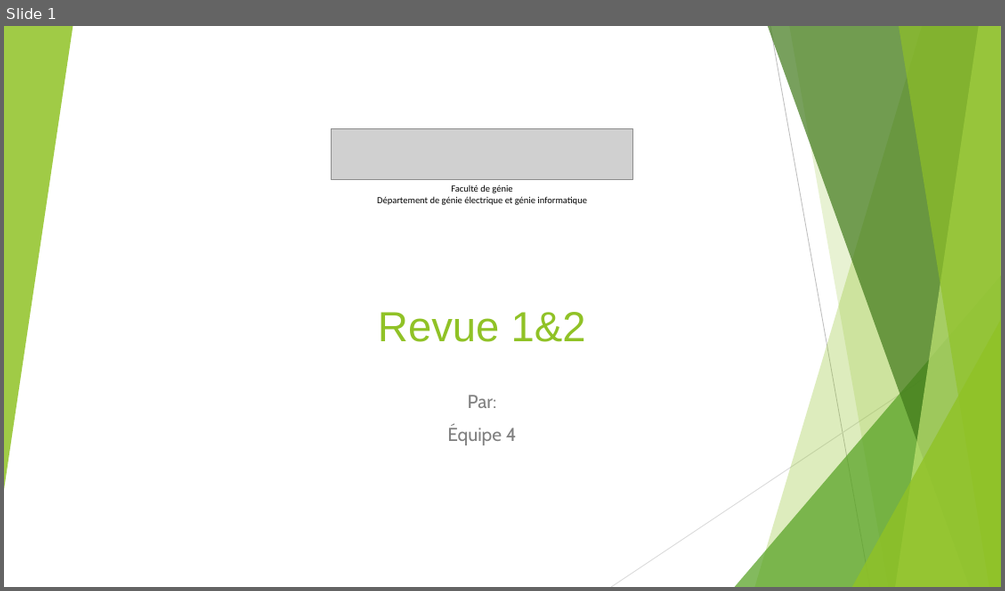
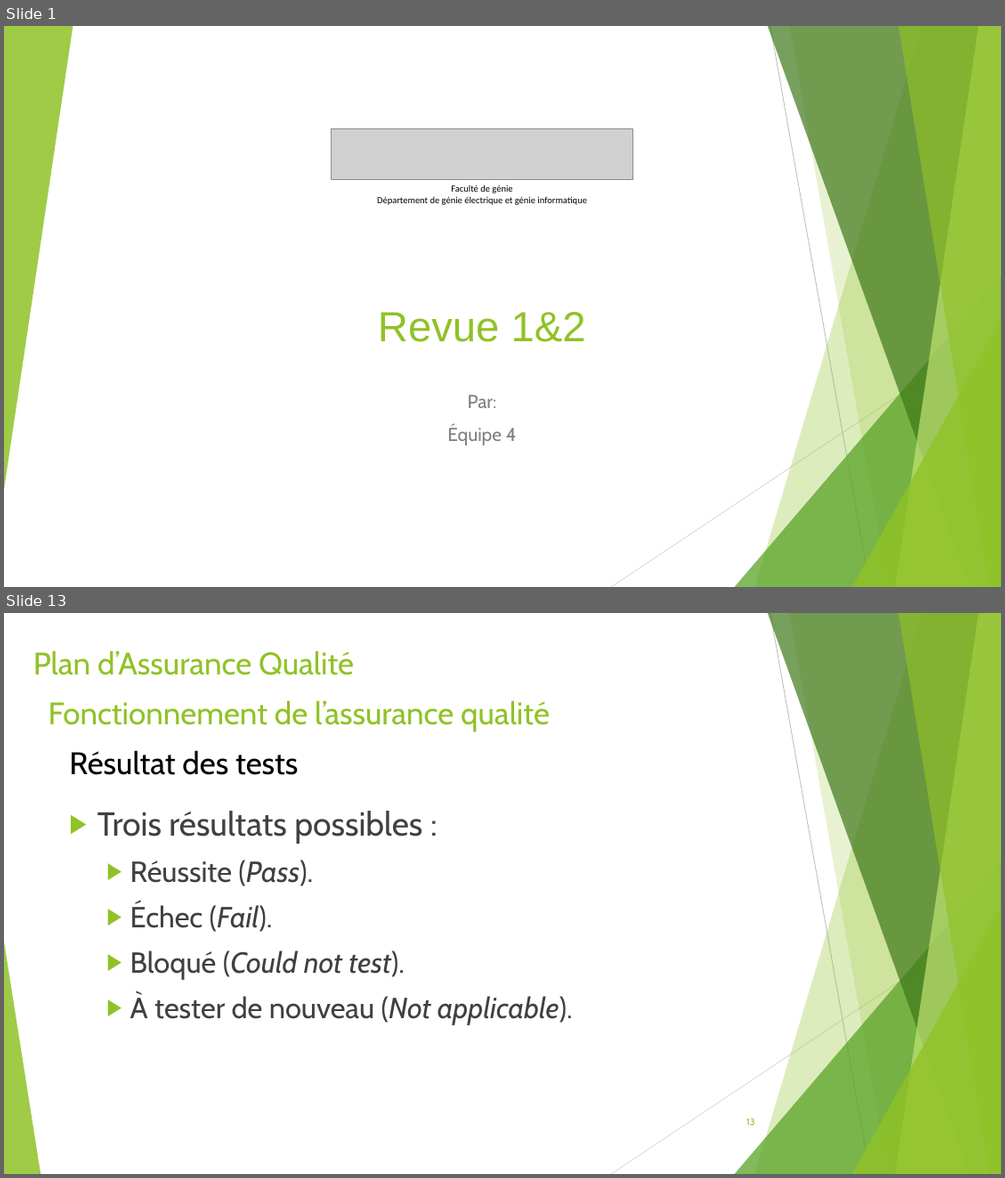
Before and after one commit to gab4321/ProjetS5, a slide deck: Gestion/L1 Présentation.pptx. Shown one above the other, each under a label of ours: slide 1 before the commit, slides 1 and 13 after it; the slides between them are not shown. The pictures are 1005x591 and 1005x1178 pixels, drawn with LibreOffice and Linux fonts; fonts in the diff are those of the drawing; grey boxes stand for pictures. Boxes give left, top, right and bottom in pixels: in the first picture for what was removed or moved away, otherwise in the second. Text is boxed around its words. In the diff, an @@ line names an element or a change of style, - is before the commit and + after.

```diff
--- a/Gestion/L1 Présentation.pptx
+++ b/Gestion/L1 Présentation.pptx
@@ slide 13 added at (x1=4, y1=613, x2=1001, y2=1174), background #FFFFFF; not listed: 9 template elements that a slide beside it also shows @@
@@ title added at (x1=33, y1=650, x2=354, y2=675), 30 pt, text #90C226 @@
+Plan d’Assurance Qualité
@@ text added at (x1=48, y1=700, x2=550, y2=732), 30 pt, text #90C226 @@
+Fonctionnement de l’assurance qualité
@@ text added at (x1=69, y1=750, x2=298, y2=775), 30 pt, text #000000 @@
+Résultat des tests
@@ text added at (x1=97, y1=811, x2=573, y2=1025), 28 pt, text #404040 @@
+▶ Trois résultats possibles :
+  ▶ Réussite (Pass).
+  ▶ Échec (Fail).
+  ▶ Bloqué (Could not test).
+  ▶ À tester de nouveau (Not applicable).
@@ triangle added at (x1=4, y1=941, x2=40, y2=1174), fill #90C226 at 85% opacity @@
@@ page number added at (x1=746, y1=1118, x2=754, y2=1125), 9 pt, text #90C226 @@
+13
```
Also in this commit, not shown: 10 slides changed, 13 other slides added, 1 slide removed, 1 other file.
